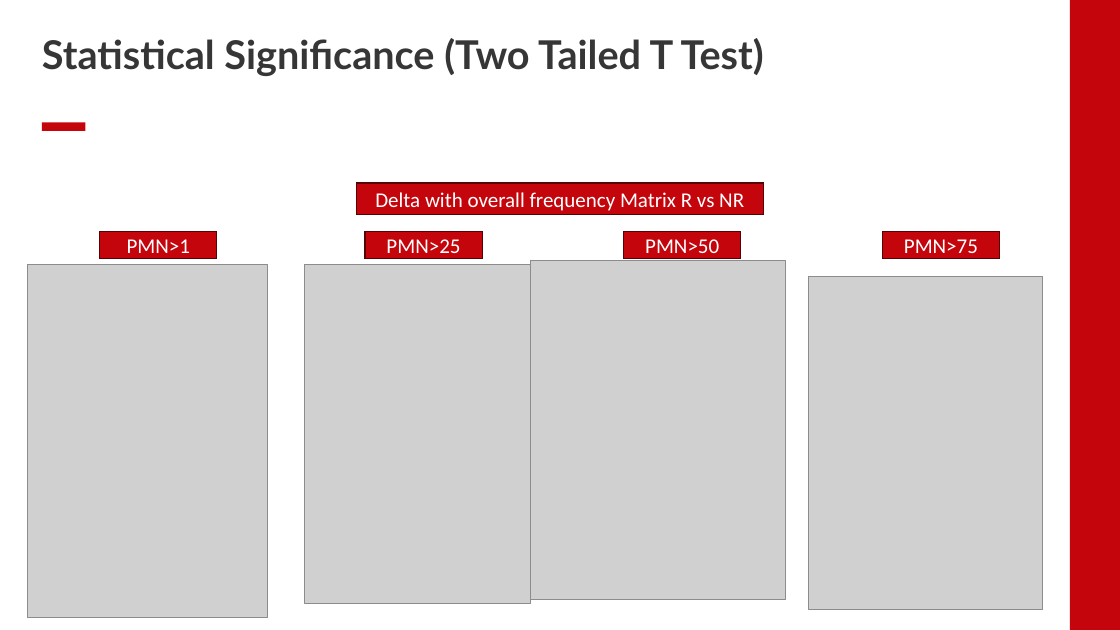
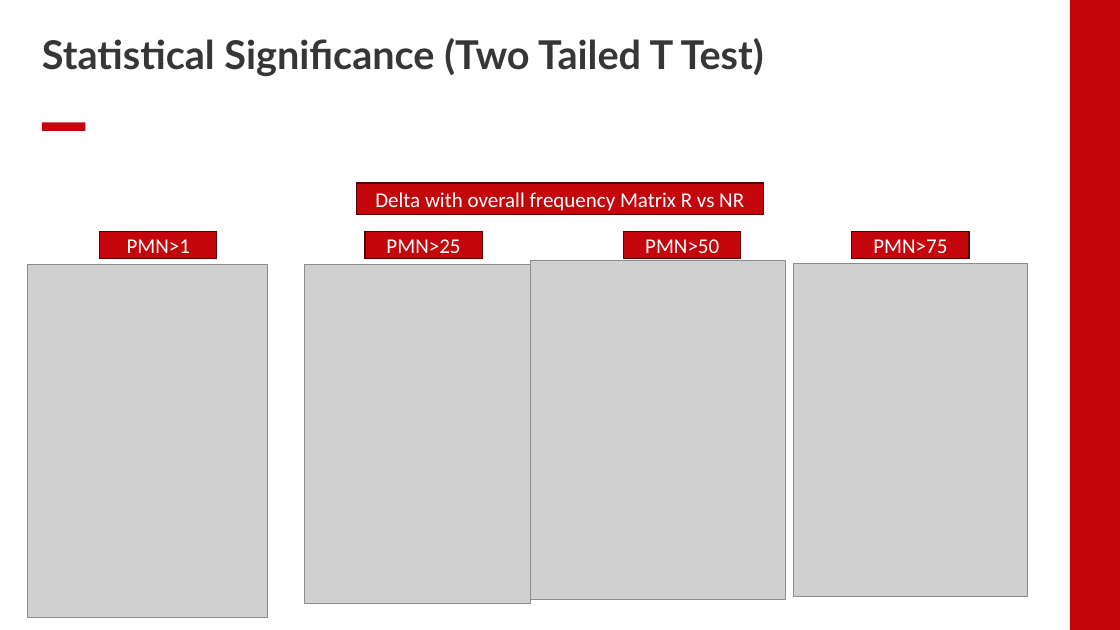
Before and after one commit to EDJohns/2025-Dinh-Lab-Research-Project, a slide deck: slide 10 of Shapiro 2025 Project/Weekly Updates/Week 6 Updates.pptx. Drawn at 1120x630 pixels with LibreOffice and Linux fonts; fonts in the diff are those of the drawing; grey boxes stand for pictures; background and template pictures are left out. Boxes give left, top, right and bottom in pixels: in the first picture for what was removed or moved away, otherwise in the second. Text is boxed around its words. In the diff, an @@ line names an element or a change of style, - is before the commit and + after.

```diff
--- a/Shapiro 2025 Project/Weekly Updates/Week 6 Updates.pptx
+++ b/Shapiro 2025 Project/Weekly Updates/Week 6 Updates.pptx
@@ rectangle "PMN>75": place and size @@
-rectangle "PMN>75" at (882,232,999,259)
+rectangle "PMN>75" at (852,232,969,259)
@@ picture: place and size @@
-picture at (808,276,1043,610)
+picture at (793,264,1028,597)
```
Also in this commit, not shown: 3 other slides changed, 1 slide removed.
